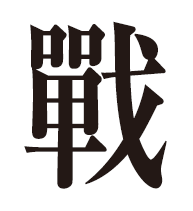
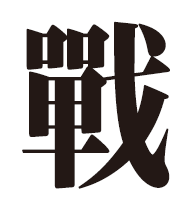
Comparing the layer stacks of the two 193px x 211px images. Changes:
removed layer "戰" over [24, 21, 167, 189]
added group "Text" (1st of 2) with 1 layers above "battle_jin_004" over [22, 21, 170, 189]
added layer "Text" (2nd of 2, in "Text") in group "Text" over [22, 21, 170, 189]
